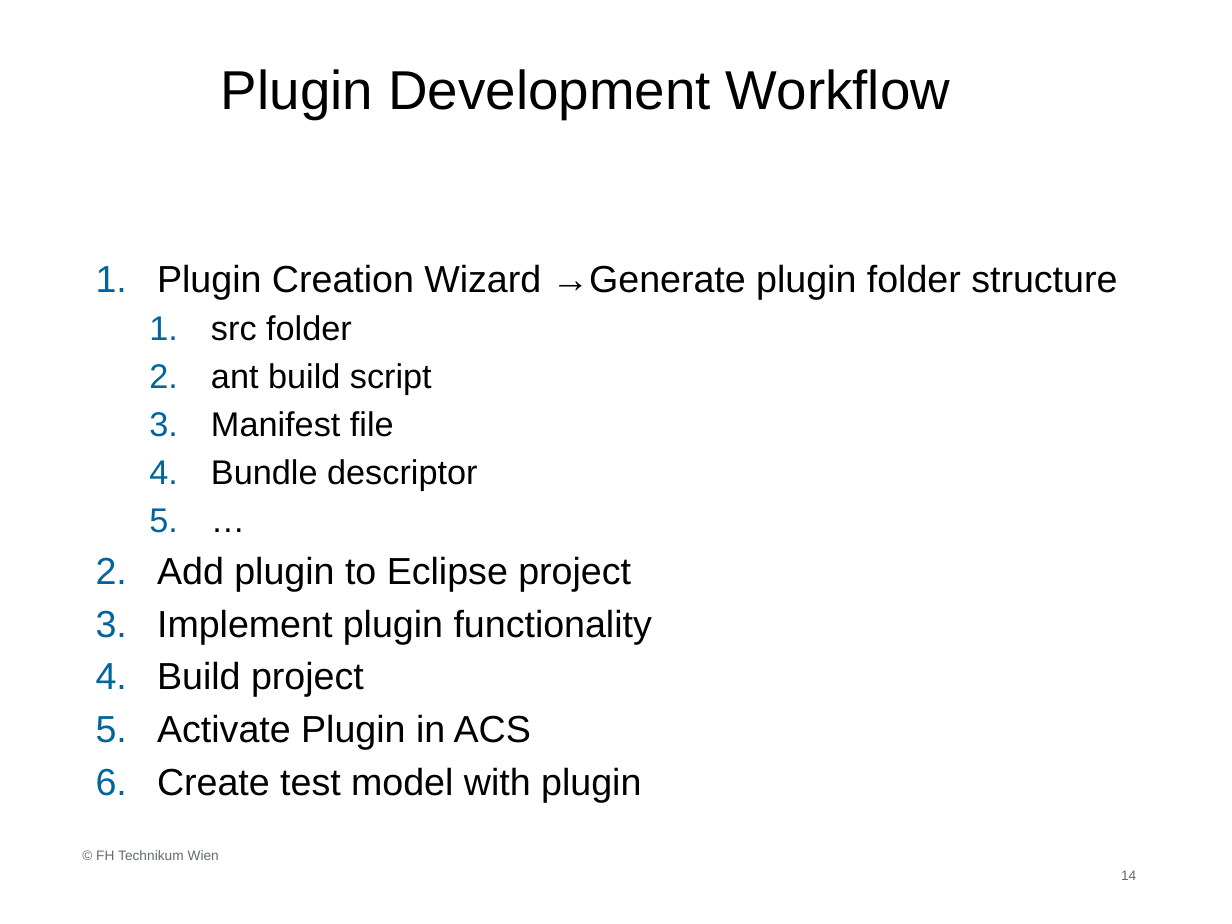
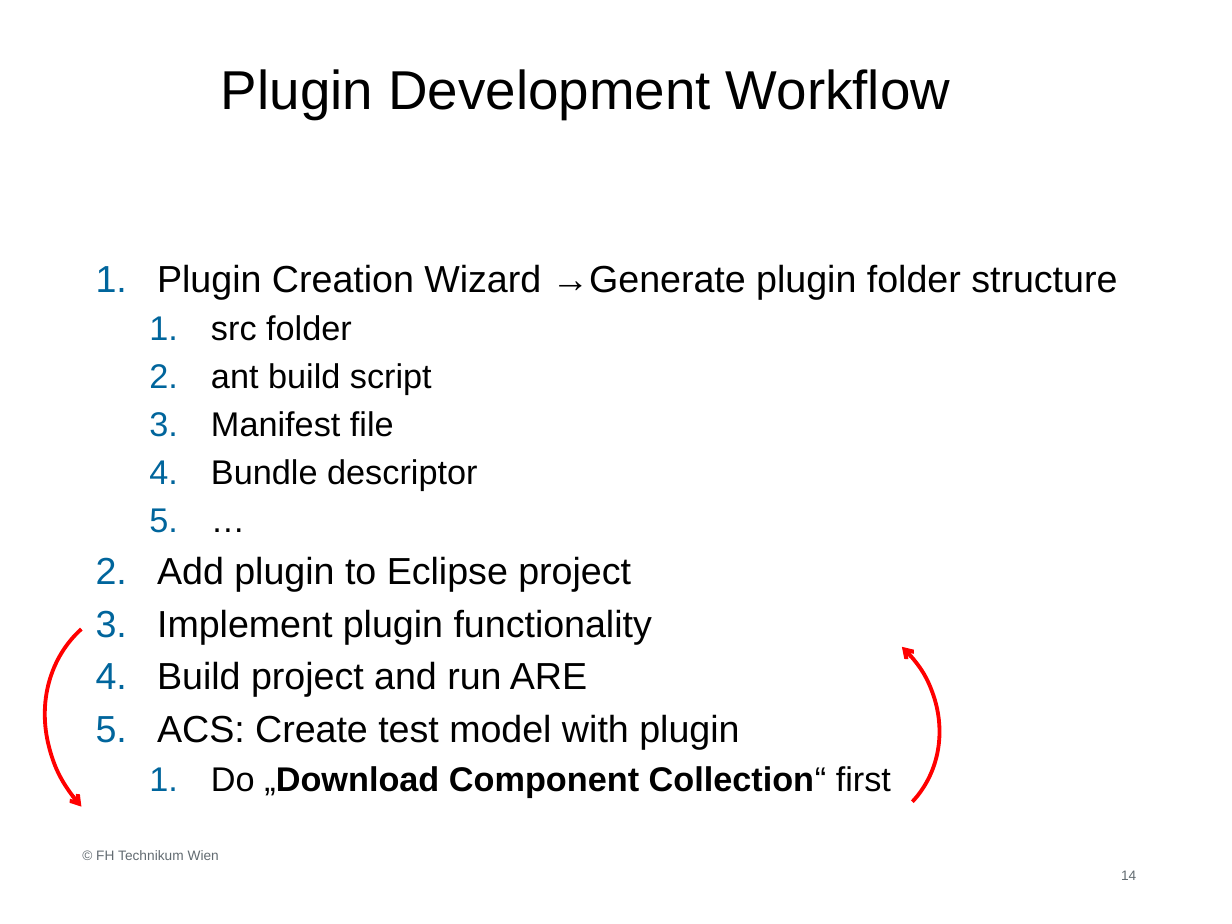
Before and after one commit to asterics/AsTeRICS, a slide deck: slide 14 of Documentation/AsTeRICS Plugin Development.pptx. Drawn at 1232x924 pixels with LibreOffice and Linux fonts; fonts in the diff are those of the drawing; background and template pictures are left out. Boxes give left, top, right and bottom in pixels: in the first picture for what was removed or moved away, otherwise in the second. Text is boxed around its words. In the diff, an @@ line names an element or a change of style, - is before the commit and + after.

Commit message:
updated slides for Plugin development for Asterics 3.0
[x] Use ant run-debugs instead of start_debug.bat to start ARE.
[x] added slide for ResourceRegistry

```diff
--- a/Documentation/AsTeRICS Plugin Development.pptx
+++ b/Documentation/AsTeRICS Plugin Development.pptx
@@ arc (boxed as its full ellipse) added at (x1=0, y1=549, x2=346, y2=904), outline #FF0000 2.25 pt @@
@@ arc (boxed as its full ellipse) added at (x1=674, y1=568, x2=984, y2=878), outline #FF0000 2.25 pt @@
@@ text at (x1=157, y1=661, x2=891, y2=797): text changed @@
-4. Build project
-5. Activate Plugin in ACS
-6. Create test model with plugin
+4. Build project and run ARE
+5. ACS: Create test model with plugin
+  1. Do „Download Component Collection“ first
```
Also in this commit, not shown: 9 other slides changed, 1 slide added, 1 other file.
